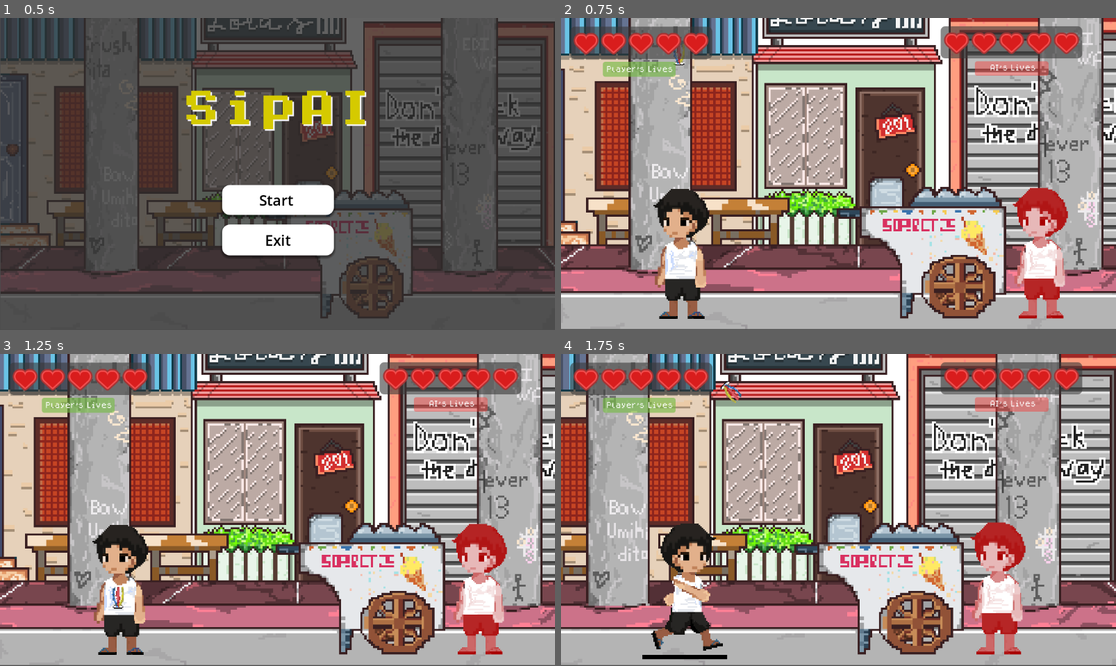
Above: before the commit, frames 1-4 (two rows, left to right).
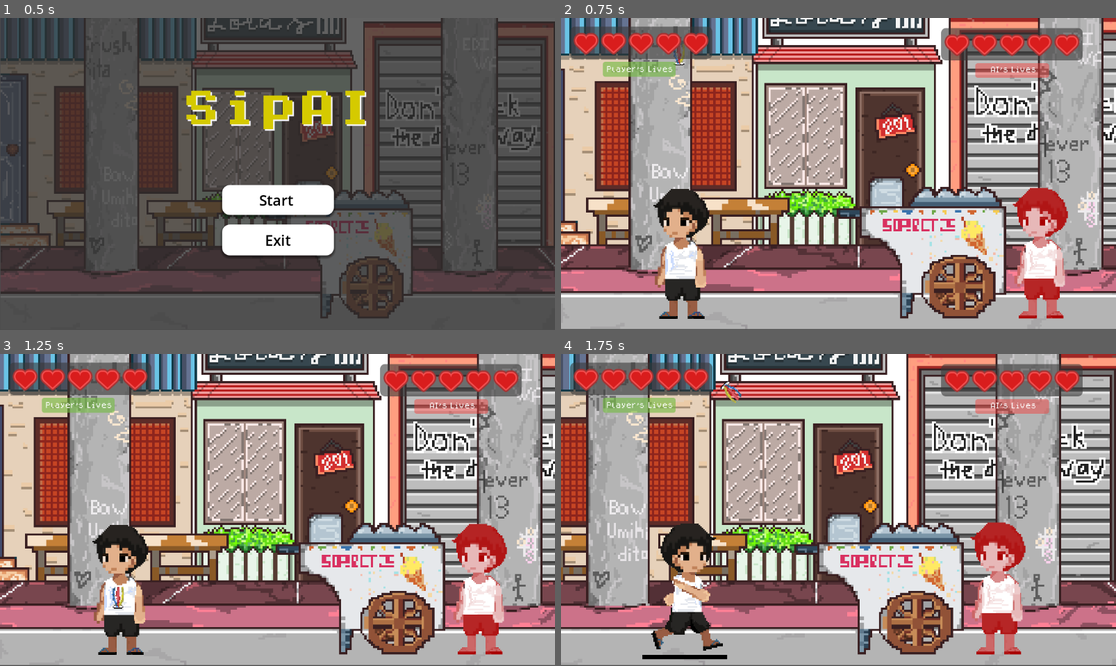
Above: after the commit, the same moments.

Repository: jehya/SipAI
Game: Godot game, scene res://scenes/main_menu.tscn
The game is run twice, just before and just after one commit, with the same random seed, the same clock (stepped at 60 frames per second) and the same inputs.
Inputs:
- Up to frame 1 (0.5 s): no input
- Up to frame 2 (0.75 s): click "Start" at 0.5 s
- Up to frame 3 (1.25 s): no input
- Up to frame 4 (1.75 s): hold D (move_right) from 1.28 s (still down); tap L (kick_high) at 1.35 s

Frame 1 is identical in both runs. In frame 2, 1.4% of the frame differs, in the area x 68-94%, y 2-20%; in frame 3, 1.4%; in frame 4, 1.4%.

Commit message:
edited UI for lives

Diff:
--- a/scenes/game.tscn
+++ b/scenes/game.tscn
@@ -614,10 +614,10 @@
 layout_mode = 2
 
 [node name="AI_Panel" type="Panel" parent="CanvasLayer"]
-offset_left = 788.0
-offset_top = 17.0
-offset_right = 1082.0
-offset_bottom = 84.0
+offset_left = 789.0
+offset_top = 21.0
+offset_right = 1083.0
+offset_bottom = 88.0
 theme_override_styles/panel = SubResource("StyleBoxFlat_iywne")
 script = ExtResource("5_u5sy4")
 heart_full = ExtResource("6_gee14")
